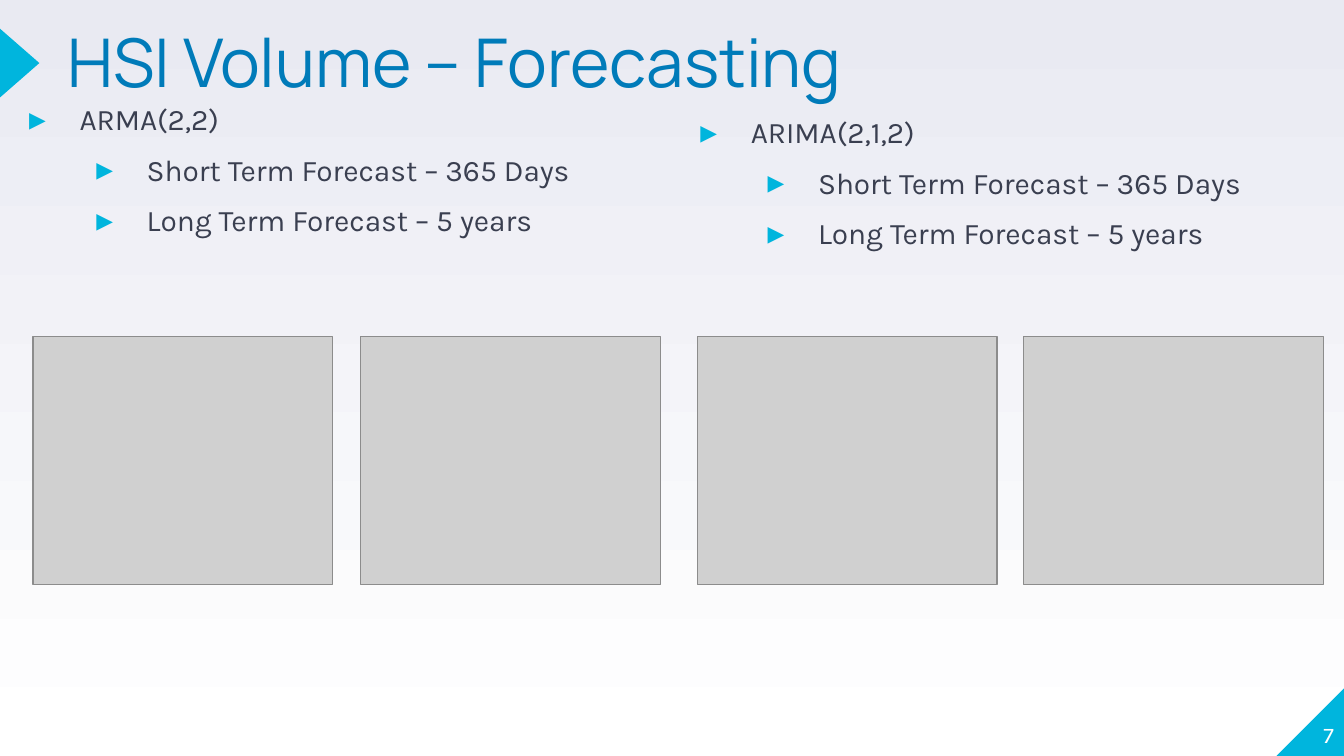
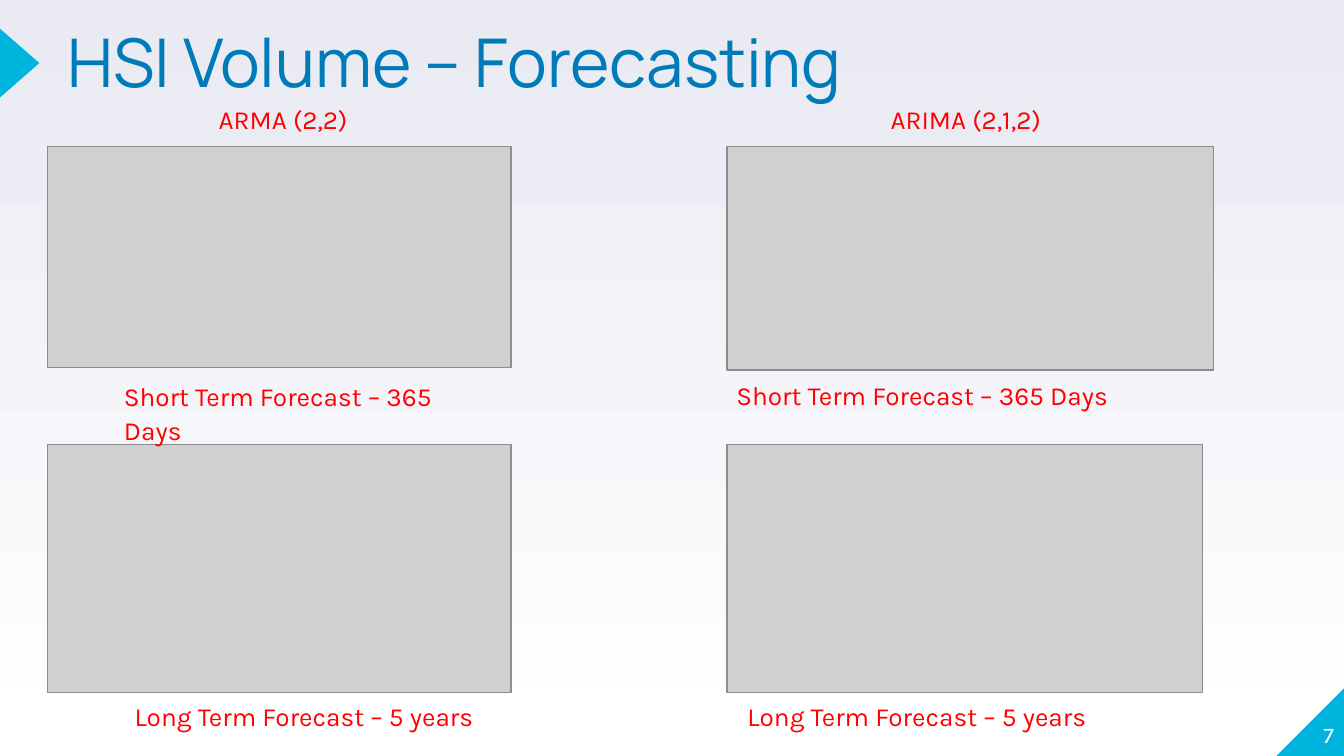
Before and after one commit to jherbaugh/MSDS6373_TS_Project, a slide deck: slide 7 of TS_6373_Project_Jason_Alexander.ppt. Drawn at 1344x756 pixels with LibreOffice and Linux fonts; fonts in the diff are those of the drawing; grey boxes stand for pictures. Boxes give left, top, right and bottom in pixels: in the first picture for what was removed or moved away, otherwise in the second. Text is boxed around its words. In the diff, an @@ line names an element or a change of style, - is before the commit and + after.

Commit message:
updated ppt

```diff
--- a/TS_6373_Project_Jason_Alexander.ppt
+++ b/TS_6373_Project_Jason_Alexander.ppt
@@ text removed at box(80, 108, 570, 239) @@
-▸ ARMA(2,2)
-  ▸ Short Term Forecast – 365 Days
-  ▸ Long Term Forecast – 5 years
@@ text added at box(219, 110, 347, 132), 14 pt, text #FF0000 @@
+  ARMA (2,2)
@@ text added at box(891, 110, 1040, 132), 14 pt, text #FF0000 @@
+  ARIMA (2,1,2)
@@ picture: place and size @@
-picture at box(360, 336, 660, 585)
+picture at box(47, 146, 511, 368)
@@ picture: place and size @@
-picture at box(1024, 336, 1324, 585)
+picture at box(727, 146, 1214, 370)
@@ text at box(751, 121, 915, 146): paragraph removed @@
-▸ ARIMA(2,1,2)
@@ text at box(818, 225, 1203, 252): paragraph removed @@
-  ▸ Long Term Forecast – 5 years
@@ text added at box(124, 388, 431, 447), 14 pt, text #FF0000 @@
+  Short Term Forecast – 365 Days
@@ text "Short Term Forecast – 365 ...": place and size @@
-text "Short Term Forecast – 365 ..." at box(751, 121, 1241, 252)
+text "Short Term Forecast – 365 ..." at box(736, 387, 1108, 412)
@@ text "Short Term Forecast – 365 ..." at box(736, 387, 1108, 412): size 16 to 14 pt, text colour #3A3F50 to #FF0000; bullet ▸ to none; less space between paragraphs @@
@@ picture: place and size @@
-picture at box(32, 336, 332, 585)
+picture at box(47, 445, 511, 694)
@@ picture: place and size @@
-picture at box(698, 336, 997, 585)
+picture at box(727, 445, 1203, 694)
@@ text added at box(135, 709, 473, 733), 14 pt, text #FF0000 @@
+  Long Term Forecast – 5 years
@@ text added at box(747, 709, 1086, 733), 14 pt, text #FF0000 @@
+  Long Term Forecast – 5 years
```
Also in this commit, not shown: 11 other slides changed, 1 slide added.
